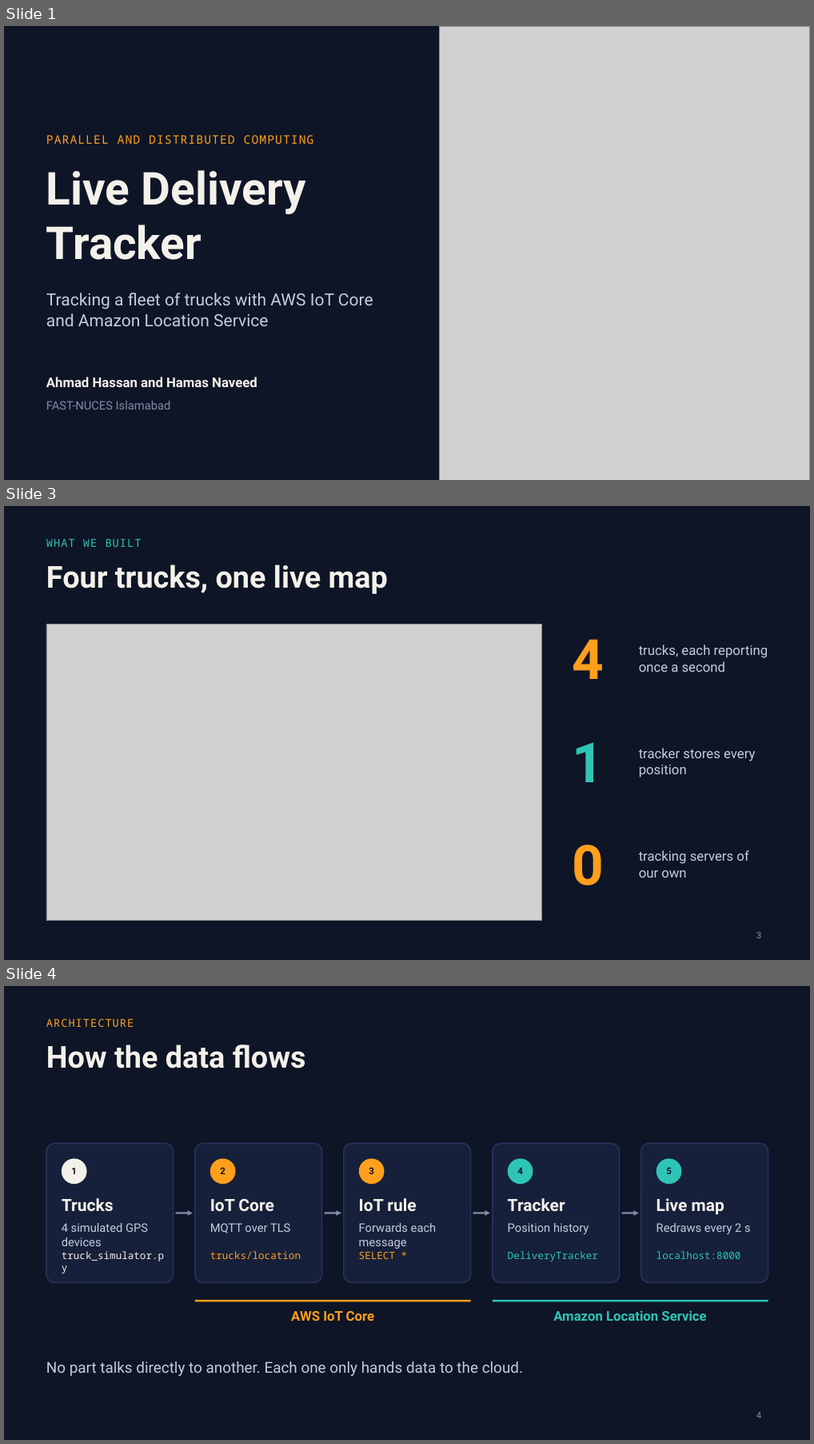
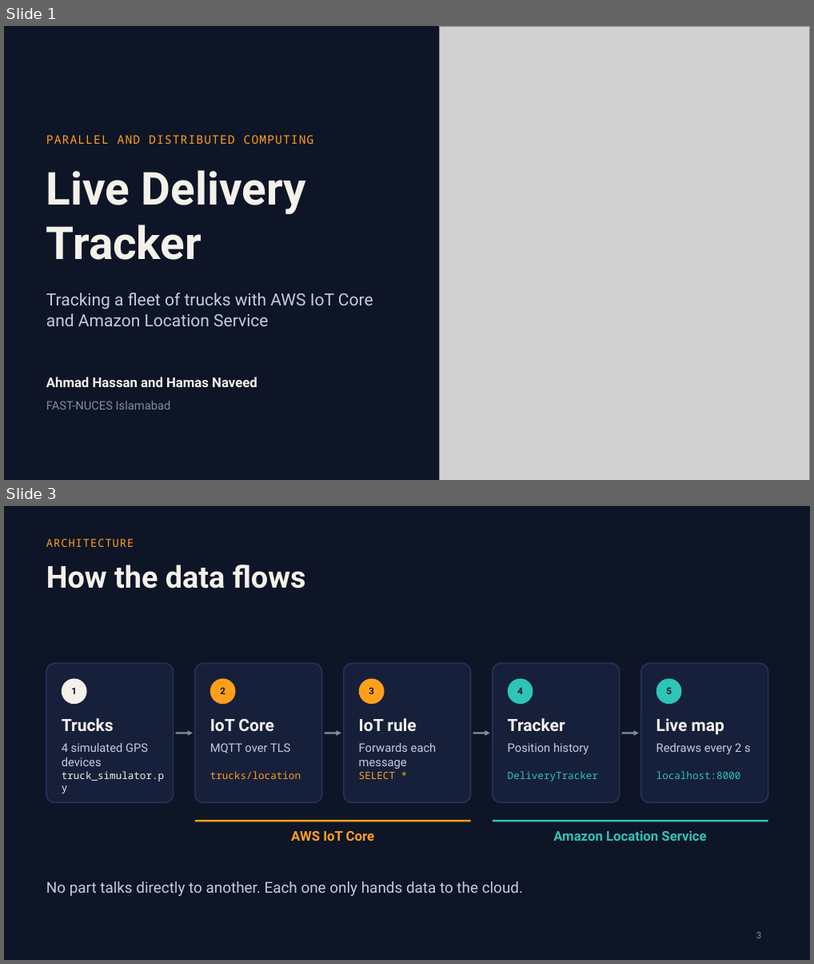
Before and after one commit to AhmadHassanSE/PDC_Project, a slide deck: Live Delivery Tracker - Fleet Presentation.pptx. Shown one above the other, each under a label of ours: slides 1, 3 and 4 before the commit, slides 1 and 3 after it; the slides between them are not shown. The pictures are 814x1444 and 814x964 pixels, drawn with LibreOffice and Linux fonts; fonts in the diff are those of the drawing; grey boxes stand for pictures. Boxes give left, top, right and bottom in pixels: in the first picture for what was removed or moved away, otherwise in the second. Text is boxed around its words. In the diff, an @@ line names an element or a change of style, - is before the commit and + after.

```diff
--- a/Live Delivery Tracker - Fleet Presentation.pptx
+++ b/Live Delivery Tracker - Fleet Presentation.pptx
@@ slide 3 removed at (4, 506, 810, 960), background #0E1526 @@
@@ text removed at (46, 539, 142, 547) @@
-WHAT WE BUILT
@@ title removed at (46, 564, 388, 594) @@
-Four trucks, one live map
@@ picture removed at (46, 624, 542, 920) @@
@@ text removed at (573, 639, 605, 679) @@
-4
@@ text removed at (639, 644, 769, 672) @@
-trucks, each reporting once a second
@@ text removed at (573, 742, 605, 782) @@
-1
@@ text removed at (639, 748, 755, 777) @@
-tracker stores every position
@@ text removed at (573, 844, 605, 885) @@
-0
@@ text removed at (639, 850, 749, 877) @@
-tracking servers of our own
@@ page number removed at (757, 932, 762, 938) @@
-3
@@ what was slide 4 is now slide 3 @@
@@ page number at (757, 932, 762, 938): text changed @@
-4
+3
```
Also in this commit, not shown: 4 slides changed, 4 other slides removed, 1 other file.
